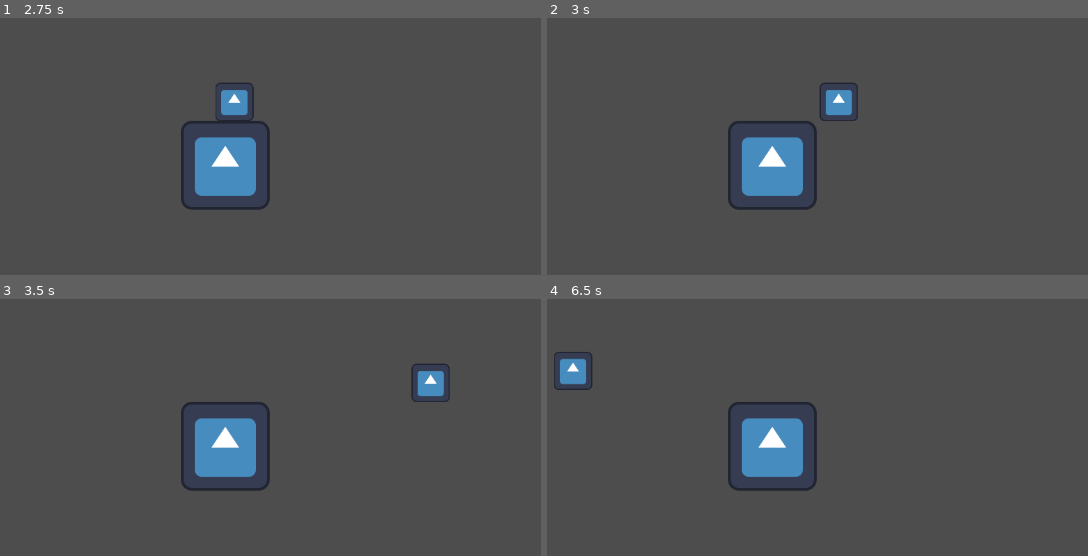
Above: before the commit, frames 1-4 (two rows, left to right).
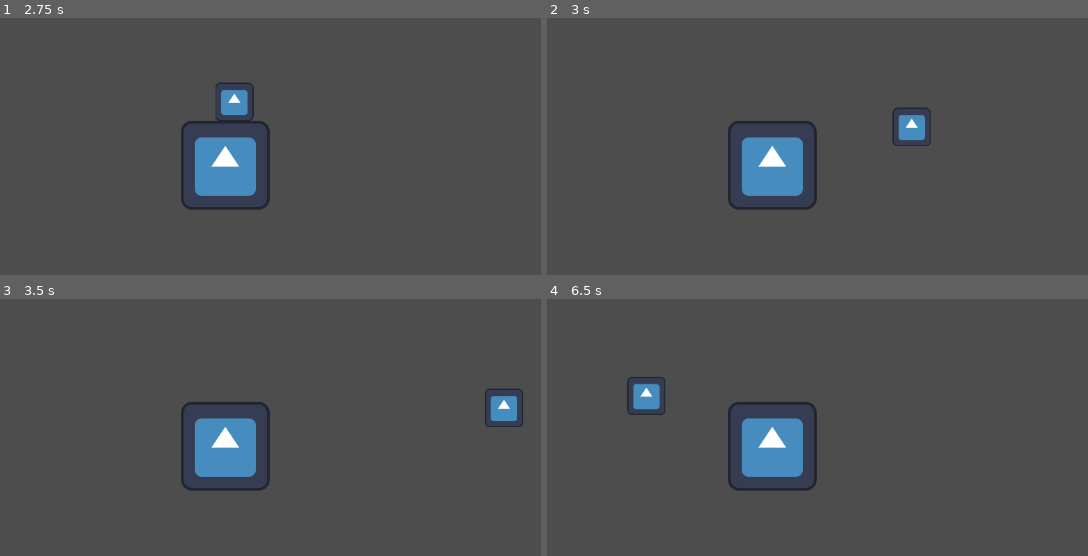
Above: after the commit, the same moments.

Repository: Atticus-Atticus/Portal-Combat
Game: Godot game, scene res://Scenes/MainMenu.tscn
Same seed, same stepped clock (60 frames per second), same inputs: the game is played once before the commit and once after it. The project has no main scene, so this scene is started directly. The engine's default icon, where the game draws it, is replaced by a stand-in: a white triangle on a blue panel in a dark square.
Inputs:
- Up to frame 1 (2.75 s): click "Play" at 0.5 s; tap Enter at 1.25 s; hold D (RIGHT) 1.28-2.03 s; hold S (DOWN) from 2.03 s (still down)
- Up to frame 2 (3 s): tap Space at 2.75 s; release S (DOWN) at 2.78 s; hold D (RIGHT) from 2.78 s (still down)
- Up to frame 3 (3.5 s): keep holding D (RIGHT)
- Up to frame 4 (6.5 s): release D (RIGHT) at 3.53 s; hold W (UP) 3.53-4.28 s; tap Enter at 4.25, 5.75 s; hold A (LEFT) 4.28-5.78 s; tap Space at 5 s; hold S (DOWN) from 5.78 s (still down)

Frame 1 is identical in both runs. In frame 2, 1.2% of the frame differs, in the area x 50-71%, y 25-50%; in frame 3, 1.3%; in frame 4, 1.3%, in the area x 1-22%, y 20-46%.

Commit message:
Portals
they are invisible
they may work
at least they tp you

Diff:
--- a/Scenes/TestLevel.tscn
+++ b/Scenes/TestLevel.tscn
@@ -1,13 +1,21 @@
-[gd_scene load_steps=5 format=3 uid="uid://i12xgox118vy"]
+[gd_scene load_steps=9 format=3 uid="uid://i12xgox118vy"]
 
 [ext_resource type="Script" path="res://Scripts/player_controls_script.gd" id="1_lc62b"]
 [ext_resource type="Texture2D" uid="uid://b1dycvt76lblu" path="res://icon.svg" id="2_psq52"]
+[ext_resource type="Script" path="res://Scripts/leftportscript.gd" id="3_wygb7"]
+[ext_resource type="Script" path="res://Scripts/Rightportscript.gd" id="4_0se4o"]
 
 [sub_resource type="RectangleShape2D" id="RectangleShape2D_dcfyn"]
 size = Vector2(128, 128)
 
 [sub_resource type="RectangleShape2D" id="RectangleShape2D_j1le7"]
 size = Vector2(53, 54)
+
+[sub_resource type="RectangleShape2D" id="RectangleShape2D_0hado"]
+size = Vector2(199, 20)
+
+[sub_resource type="RectangleShape2D" id="RectangleShape2D_wal1i"]
+size = Vector2(201, 20)
 
 [node name="Node2D" type="Node2D"]
 
@@ -32,3 +40,24 @@
 position = Vector2(1, 0)
 scale = Vector2(0.429688, 0.429688)
 texture = ExtResource("2_psq52")
+
+[node name="Leftport" type="Area2D" parent="."]
+position = Vector2(142, 264)
+rotation = 1.5708
+
+[node name="CollisionShape2D" type="CollisionShape2D" parent="Leftport"]
+position = Vector2(-1.00012, 15)
+shape = SubResource("RectangleShape2D_0hado")
+script = ExtResource("3_wygb7")
+
+[node name="Rightport" type="Area2D" parent="."]
+position = Vector2(602, 157)
+rotation = 3.14159
+
+[node name="CollisionShape2D" type="CollisionShape2D" parent="Rightport"]
+position = Vector2(0, 47)
+shape = SubResource("RectangleShape2D_wal1i")
+script = ExtResource("4_0se4o")
+
+[connection signal="body_entered" from="Leftport" to="Leftport/CollisionShape2D" method="_on_leftport_body_entered"]
+[connection signal="body_entered" from="Rightport" to="Rightport/CollisionShape2D" method="_on_rightport_body_entered"]
--- /dev/null
+++ b/Scripts/Rightportscript.gd
@@ -0,0 +1,28 @@
+extends Node
+
+
+# Called when the node enters the scene tree for the first time.
+func _ready() -> void:
+	pass # Replace with function body.
+
+
+# Called every frame. 'delta' is the elapsed time since the previous frame.
+func _process(delta: float) -> void:
+	pass
+
+
+
+
+func _on_rightport_body_entered(body: Node2D) -> void:
+	body.position = $"../../Leftport".position
+
+
+	if round($"..".rotation_degrees - $"../../Leftport".rotation_degrees) / 90  == 3:
+		body.velocity.x = - body.velocity.y
+		body.velocity.y = - body.velocity.x
+	elif round($"..".rotation_degrees - $"../../Leftport".rotation_degrees) / 90 == 1:
+		body.velocity.x = body.velocity.y
+		body.velocity.y = body.velocity.x
+	elif round($"..".rotation_degrees - $"../../Leftport".rotation_degrees) / 90 == 2:
+		body.velocity.x = - body.velocity.x
+		body.velocity.y = - body.velocity.y
--- /dev/null
+++ b/Scripts/leftportscript.gd
@@ -0,0 +1,28 @@
+extends Node
+
+
+# Called when the node enters the scene tree for the first time.
+func _ready() -> void:
+	pass # Replace with function body.
+
+
+# Called every frame. 'delta' is the elapsed time since the previous frame.
+func _process(delta: float) -> void:
+	pass
+
+
+func _on_leftport_body_entered(body: Node2D) -> void:
+	body.position = $"../../Rightport".position
+	print(round($"../../Rightport".rotation_degrees - $"..".rotation_degrees   ))
+
+	if round($"../../Rightport".rotation_degrees - $"..".rotation_degrees) / 90  == 3:
+		body.velocity.x = - body.velocity.y
+		body.velocity.y = - body.velocity.x
+	elif round($"../../Rightport".rotation_degrees - $"..".rotation_degrees) / 90 == 1:
+		body.velocity.x = body.velocity.y
+		body.velocity.y = body.velocity.x
+	elif round($"../../Rightport".rotation_degrees - $"..".rotation_degrees) / 90 == 2:
+		body.velocity.x = - body.velocity.x
+		body.velocity.y = - body.velocity.y
+
+	pass # Replace with function body.
--- a/Scripts/player_controls_script.gd
+++ b/Scripts/player_controls_script.gd
@@ -2,7 +2,7 @@
 
 @export var SPEED = 400
 @export var ACCEL = 100
-@export var FRCTION = 3
+@export var FRCTION = 8
 
 func _physics_process(delta: float) -> void:
 	var input_vector = Input.get_vector("LEFT", "RIGHT", "UP", "DOWN")
